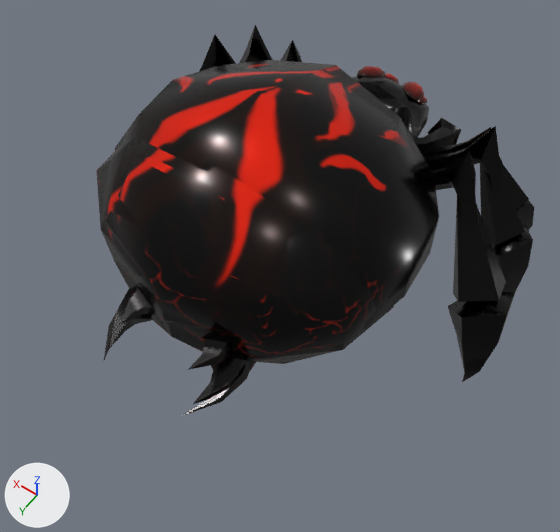
The FBX model Assets/Models/Enemies/Spider_Smol_&_Anims.fbx, before and after one commit.
Camera for both pictures: a camera (50 mm lens) standing at (-0.401, 0.782, 0.989) and looking at (-0.04, 0.276, 0.194). The axes (+X, +Y, +Z) are drawn at lower left. The lights are the same throughout. The picture after the commit comes second. Where no turn or scale is listed for an object, it has been applied to the vertices.

The first picture shows 'Spider_Smol', 'Spider_Smol_2', 'Spider_Smol_3'.
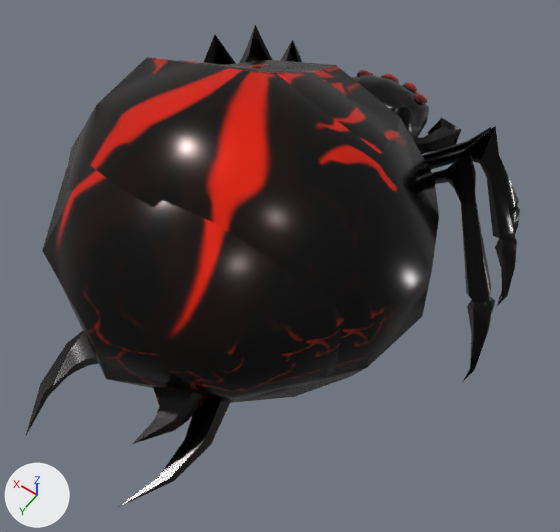
The change in detail:
me_spider_smol_001 is used by ob_spider_smol; location (0.0, 0.0, 0.0).
me_spider_smol_001 had 898 vertices, 968 faces and spanned x -0.299..0.299, y -0.163..0.475, z -0.004..0.421.
me_spider_smol_001 now has 898 vertices, 968 faces and spans x -0.299..0.299, y -0.163..0.579, z -0.004..0.453.
me_spider_smol_001 part 1: all 59 vertices in x -0.195..0.193, y 0.228..0.475, z 0.117..0.421 are scaled about their middle by (1.16, 1.42, 1.18), then moved by (0.0, 0.051, 0.004).
me_spider_smol_001 part 2: edges marked sharp go from 585 to 587.
me_spider_smol_3_001 is used by ob_spider_smol_3; location (0.0, 0.0, 0.0).
me_spider_smol_3_001 had 892 vertices, 953 faces and spanned x -0.3..0.3, y -0.163..0.506, z -0.004..0.443.
me_spider_smol_3_001 now has 892 vertices, 953 faces and spans x -0.3..0.3, y -0.163..0.629, z -0.004..0.484.
me_spider_smol_3_001 part 3: all 59 vertices in x -0.206..0.206, y 0.251..0.506, z 0.077..0.443 are scaled about their middle by (1.16, 1.42, 1.18), then moved by (0.0, 0.069, 0.007).
me_spider_smol_3_001 part 4: edges marked sharp go from 599 to 597.
Object 'Spider_Smol_2' (ob_spider_smol_2) is deleted.

Changed parts and their boxes [x1, y1, x2, y2] in the pictures (560 x 532 px; the box of a moved part takes in the faces that stretch with it):
'Spider_Smol', reshaped (19% wider, 21% taller): before [105, 25, 505, 370]; after [42, 25, 520, 444]
'Spider_Smol_3', reshaped: before [104, 60, 439, 416]; after [26, 57, 502, 508]
'Spider_Smol_2', deleted: before [96, 61, 534, 404]
part 1 of me_spider_smol_001, moved or reshaped: before [105, 139, 302, 370]; after [42, 60, 387, 444]
part 2 of me_spider_smol_001, shading changed: before [105, 58, 504, 370]; after [42, 58, 520, 444]
part 3 of me_spider_smol_3_001, moved or reshaped: before [104, 66, 439, 416]; after [26, 57, 439, 508]
part 4 of me_spider_smol_3_001, shading changed: before [104, 62, 439, 416]; after [26, 57, 502, 508]
